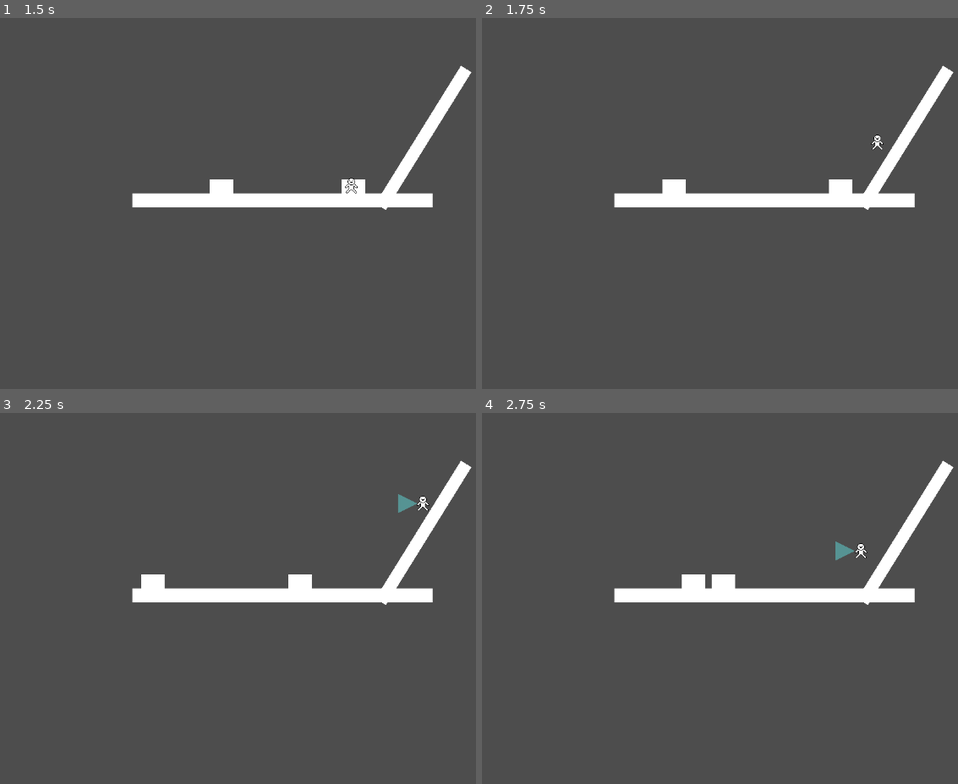
Above: before the commit, frames 1-4 (two rows, left to right).
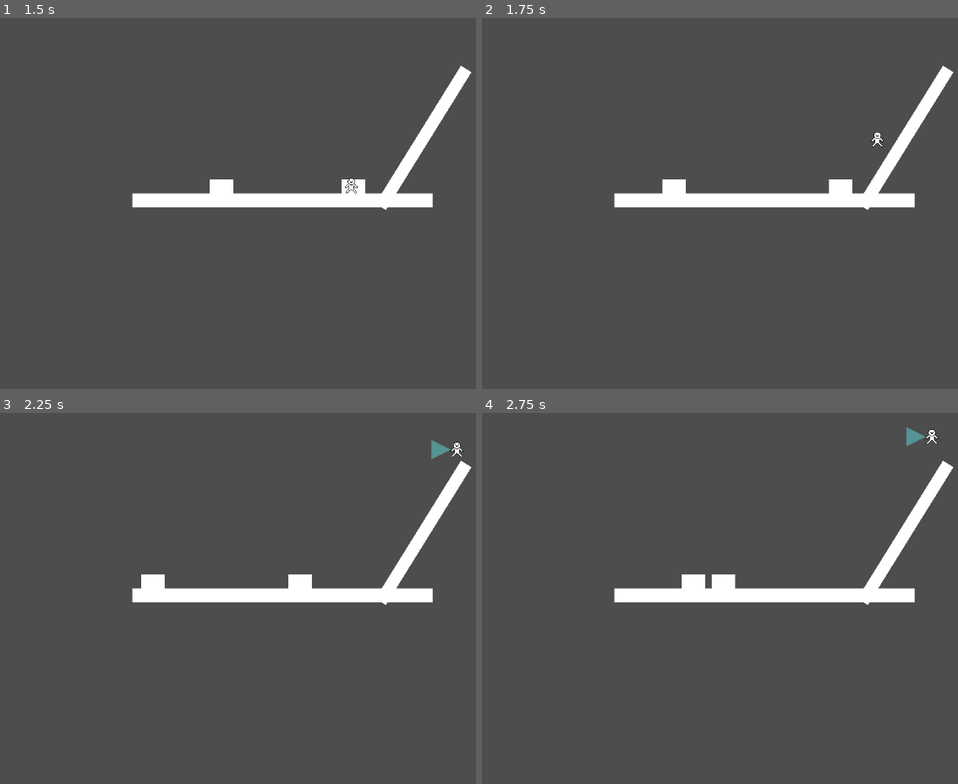
Above: after the commit, the same moments.

Repository: rafesholler/GMTK-2024
Game: Godot game, scene res://levels/test.tscn
The game is run twice, just before and just after one commit, with the same random seed, the same clock (stepped at 60 frames per second) and the same inputs.
Inputs:
- Up to frame 1 (1.5 s): hold Space (Jump) 0.53-1.28 s; hold D (Right) from 0.53 s (still down); tap E (Enlarge) at 1.35 s
- Up to frame 2 (1.75 s): keep holding D (Right); tap Space (Jump) at 1.52, 1.55 s
- Up to frame 3 (2.25 s): tap Space (Jump) at 1.82 s; release D (Right) at 2.03 s; hold A (Left) from 2.03 s (still down); hold Q (Shrink) from 2.03 s (still down)
- Up to frame 4 (2.75 s): keep holding A (Left); keep holding Q (Shrink); tap Space (Jump) at 2.3 s

Frame 1 is identical in both runs. In frame 2, less than 0.1% of the frame differs, in the area x 81-85%, y 30-36%; in frame 3, 0.3%; in frame 4, 0.3%, in the area x 74-96%, y 3-40%.

Commit message:
Improved jumping

Diff:
--- a/characters/player.gd
+++ b/characters/player.gd
@@ -14,8 +14,19 @@
 	if not is_on_floor():
 		velocity.y += 9.8 * weight
 
-	# Handle jump.
+	# Handle jump w/ jump cutting and buffer zone.
 	if Input.is_action_just_pressed("Jump") and is_on_floor():
+		$JumpCutTimer.start(.5)
+
+	#buffer jump for a few frames before landing
+	if Input.is_action_just_pressed("Jump") and not is_on_floor():
+		$JumpBufferTimer.start(.1)
+
+	#jump if the player buffered it
+	if is_on_floor() and not $JumpBufferTimer.is_stopped():
+		$JumpCutTimer.start(.5)
+
+	if Input.is_action_pressed("Jump") and not $JumpCutTimer.is_stopped():
 		velocity.y = JUMP_VEL
 
 	# Handle Movement
--- a/characters/player.tscn
+++ b/characters/player.tscn
@@ -61,3 +61,11 @@
 modulate = Color(0.392157, 1, 1, 0.392157)
 position = Vector2(26, 0)
 texture = ExtResource("4_4b6gx")
+
+[node name="JumpCutTimer" type="Timer" parent="."]
+process_callback = 0
+one_shot = true
+
+[node name="JumpBufferTimer" type="Timer" parent="."]
+process_callback = 0
+one_shot = true
